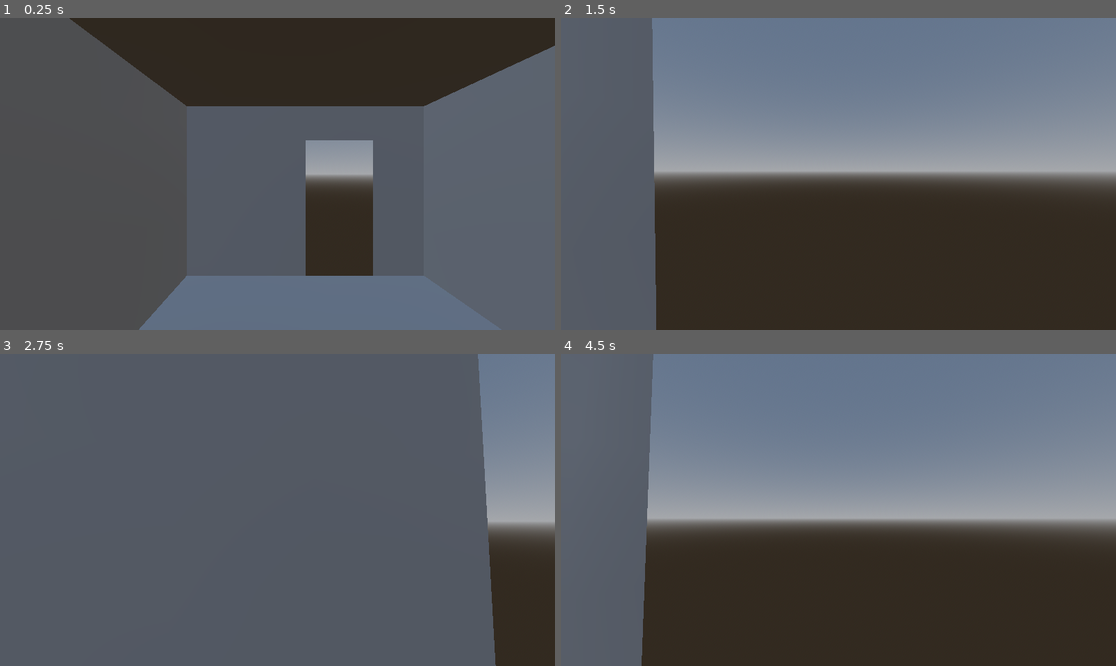
Above: before the commit, frames 1-4 (two rows, left to right).
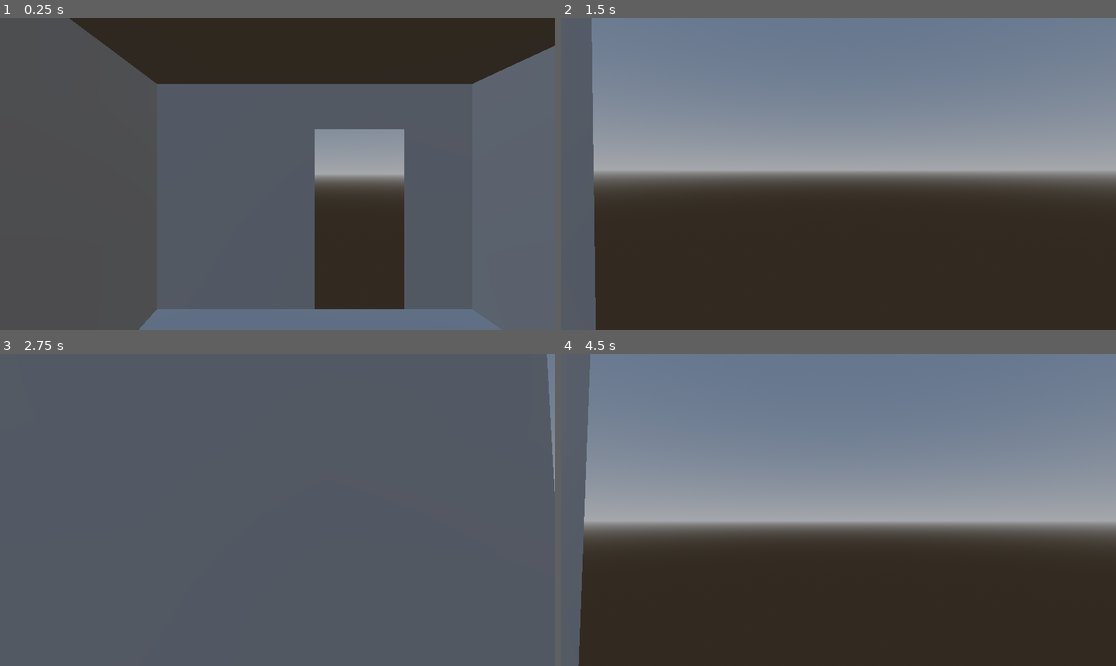
Above: after the commit, the same moments.

Repository: PavloVoiat/MyDistrict
Game: Godot game, scene res://Scenes/main.tscn
Two runs of this game, one before a commit and one after it. Both use one fixed random seed, a clock stepped at 60 frames per second and the inputs below.
Inputs (mouse positions are in pixels of both pictures, inside the frame that each line leads up to):
- Up to frame 1 (0.25 s): no input
- Up to frame 2 (1.5 s): tap Enter at 0.5 s; move the mouse to (866, 174) at 0.52 s; hold E (interact) 0.53-1.28 s; hold W (move_forward) from 0.53 s (still down); tap Space (jump) at 0.77 s; move the mouse to (810, 174) at 1.27 s; tap E (interact) at 1.35 s
- Up to frame 3 (2.75 s): keep holding W (move_forward); tap Space (jump) at 1.52 s; move the mouse to (288, 503) at 2.02 s; hold E (interact) from 2.03 s (still down)
- Up to frame 4 (4.5 s): keep holding W (move_forward); tap Space (jump) at 2.75, 3.02, 3.77 s; move the mouse to (832, 516) at 2.77 s; release E (interact) at 2.78 s; tap E (interact) at 2.85, 4.35 s; tap Enter at 3.5 s; move the mouse to (877, 513) at 3.52 s; hold E (interact) 3.53-4.28 s; move the mouse to (794, 506) at 4.27 s

The runs differ from the first frame. In frame 1, 12% of the frame differs, in the area x 28-85%, y 21-94%; in frame 2, 11%; in frame 3, 12%; in frame 4, 14%, in the area x 3-100%, y 0-100%.

Commit message:
Auto-sync 08:08

Diff:
--- a/Scenes/player.tscn
+++ b/Scenes/player.tscn
@@ -28,6 +28,7 @@
 
 [node name="Camera3D" type="Camera3D" parent="CharacterBody3D" unique_id=2076687482]
 transform = Transform3D(1, 0, 0, 0, 1, 0, 0, 0, 1, 0, 1.6, 0)
+fov = 60.0
 
 [node name="RayCast3D" type="RayCast3D" parent="CharacterBody3D/Camera3D" unique_id=1700447804]
 target_position = Vector3(0, 0, -1.5)
--- a/Scenes/world.tscn
+++ b/Scenes/world.tscn
@@ -1,11 +1,11 @@
 [gd_scene format=3 uid="uid://5e6cgwubc6v7"]
 
-[ext_resource type="PackedScene" uid="uid://up1k5maw517d" path="res://Blender/room.glb" id="1_go701"]
-[ext_resource type="PackedScene" uid="uid://crf7031iq7k6b" path="res://Blender/shkaf.glb" id="2_5a7ea"]
+[ext_resource type="PackedScene" uid="uid://up1k5maw517d" path="res://Assets/Models/Blender/room.glb" id="1_go701"]
+[ext_resource type="PackedScene" uid="uid://crf7031iq7k6b" path="res://Assets/Models/Blender/shkaf.glb" id="2_5a7ea"]
 [ext_resource type="Script" uid="uid://c331eh7yntm0n" path="res://Scripts/openable_object.gd" id="3_5a7ea"]
-[ext_resource type="PackedScene" uid="uid://1fwfrjk6jkok" path="res://Blender/stol.glb" id="4_fo5ed"]
-[ext_resource type="PackedScene" uid="uid://b0lyojpw1dytw" path="res://Blender/taburetka.glb" id="5_5ukr8"]
-[ext_resource type="PackedScene" uid="uid://dbcd5plyvy4rr" path="res://Blender/krovat.glb" id="6_5ukr8"]
+[ext_resource type="PackedScene" uid="uid://1fwfrjk6jkok" path="res://Assets/Models/Blender/stol.glb" id="4_fo5ed"]
+[ext_resource type="PackedScene" uid="uid://b0lyojpw1dytw" path="res://Assets/Models/Blender/taburetka.glb" id="5_5ukr8"]
+[ext_resource type="PackedScene" uid="uid://dbcd5plyvy4rr" path="res://Assets/Models/Blender/krovat.glb" id="6_5ukr8"]
 
 [sub_resource type="ProceduralSkyMaterial" id="ProceduralSkyMaterial_5a7ea"]
 
@@ -75,11 +75,11 @@
 [node name="krovat2" parent="." unique_id=1593974058 instance=ExtResource("6_5ukr8")]
 transform = Transform3D(-4.371139e-08, 0, 1, 0, 1, 0, -1, 0, -4.371139e-08, 0.5, 0, 0.7)
 
-[node name="StaticBody3D" parent="krovat2/yashchik_levyi" parent_id_path=PackedInt32Array(1593974058, 1951363813) index="0" unique_id=283338291]
+[node name="StaticBody3D" parent="krovat2/yashchik_levyi" parent_id_path=PackedInt32Array(1593974058, 54221109) index="0" unique_id=535444468]
 script = ExtResource("3_5a7ea")
 open_offset = Vector3(0, 0, -1.1)
 
-[node name="StaticBody3D" parent="krovat2/yashchik_pravyi" parent_id_path=PackedInt32Array(1593974058, 575035516) index="0" unique_id=131204744]
+[node name="StaticBody3D" parent="krovat2/yashchik_pravyi" parent_id_path=PackedInt32Array(1593974058, 393314737) index="0" unique_id=279115488]
 script = ExtResource("3_5a7ea")
 open_offset = Vector3(0, 0, -1.1)
 
Renamed: Blender/krovat.glb -> Assets/Models/Blender/krovat.glb
Not shown, changed: Assets/Models/Blender/krovat.glb.import
Renamed: Blender/room.glb -> Assets/Models/Blender/room.glb
Not shown, changed: Assets/Models/Blender/room.glb.import
Renamed: Blender/shkaf.glb -> Assets/Models/Blender/shkaf.glb
Not shown, changed: Assets/Models/Blender/shkaf.glb.import
Renamed: Blender/stol.glb -> Assets/Models/Blender/stol.glb
Not shown, changed: Assets/Models/Blender/stol.glb.import
Renamed: Blender/taburetka.glb -> Assets/Models/Blender/taburetka.glb
Not shown, changed: Assets/Models/Blender/taburetka.glb.import
